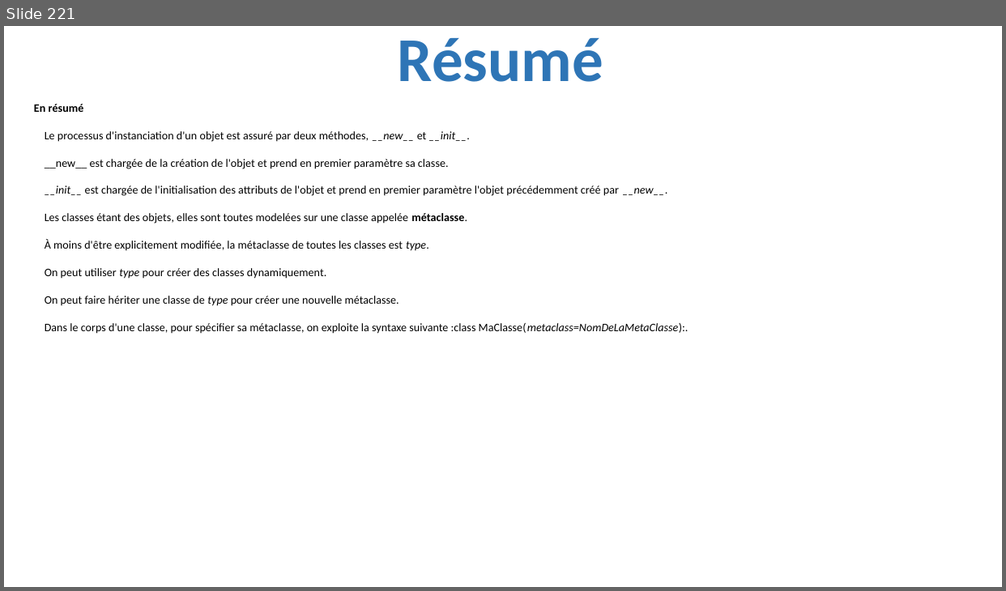
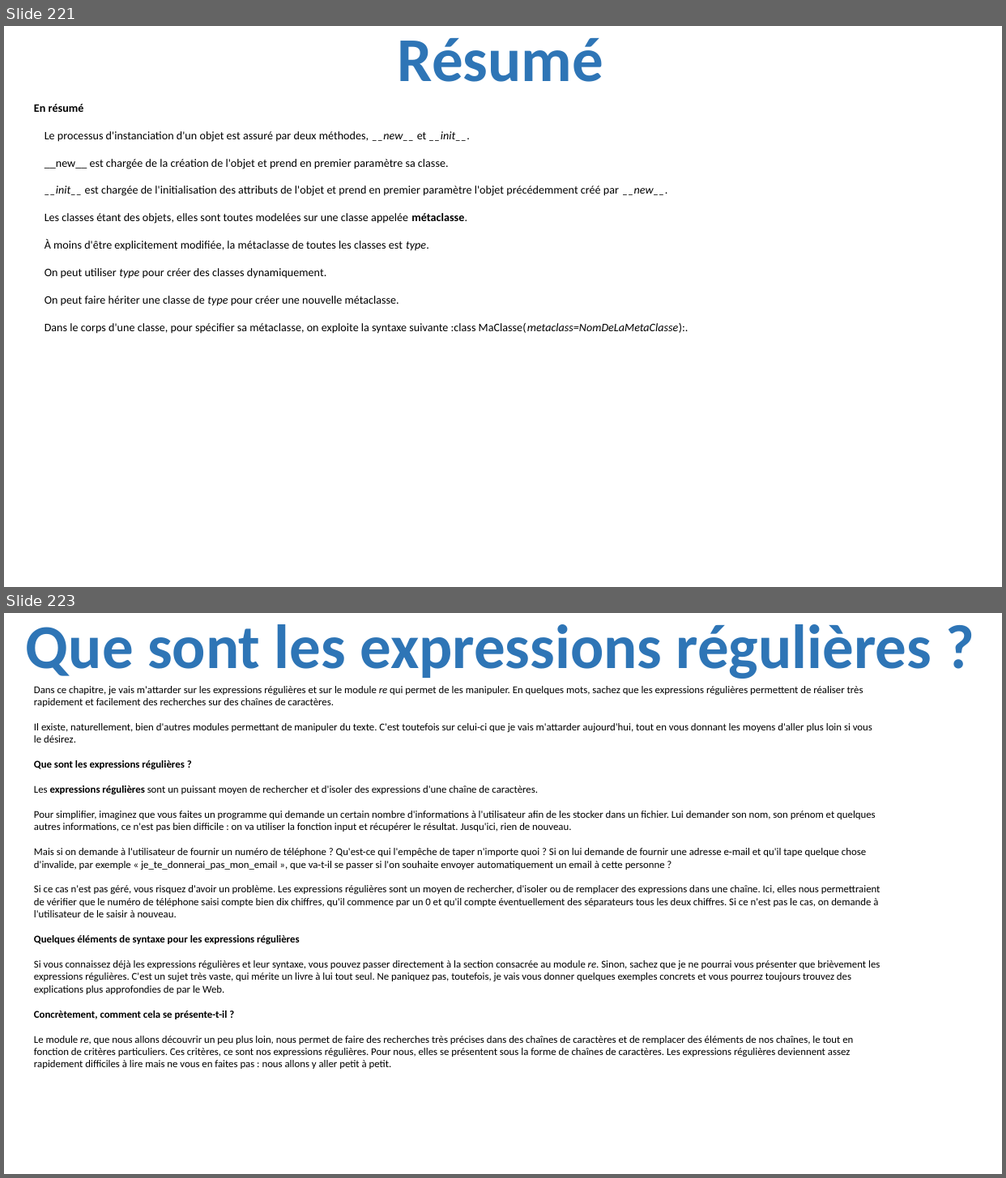
Before and after one commit to julienPalleau/PythonDoc, a slide deck: Python-resume.pptx. Shown one above the other, each under a label of ours: slide 221 before the commit, slides 221 and 223 after it; the slides between them are not shown. The pictures are 1006x591 and 1006x1178 pixels, drawn with LibreOffice and Linux fonts; fonts in the diff are those of the drawing. Boxes give left, top, right and bottom in pixels: in the first picture for what was removed or moved away, otherwise in the second. Text is boxed around its words. In the diff, an @@ line names an element or a change of style, - is before the commit and + after.

Commit message:
Manipulez les expressions regulieres

```diff
--- a/Python-resume.pptx
+++ b/Python-resume.pptx
@@ slide 223 added at (4, 613, 1002, 1174), background #FFFFFF @@
@@ title added at (26, 624, 931, 679), 60 pt, text #2E75B6, bold @@
+Que sont les expressions régulières ?
@@ text added at (34, 686, 880, 1069), 10 pt, text #000000 @@
+Dans ce chapitre, je vais m'attarder sur les expressions régulières et sur le module re qui permet de les manipuler. En quelques mots, sachez que les expressions régulières permettent de réaliser très rapidement et facilement des recherches sur des chaînes de caractères.
+Il existe, naturellement, bien d'autres modules permettant de manipuler du texte. C'est toutefois sur celui-ci que je vais m'attarder aujourd'hui, tout en vous donnant les moyens d'aller plus loin si vous le désirez.
+Que sont les expressions régulières ?
+Les expressions régulières sont un puissant moyen de rechercher et d'isoler des expressions d'une chaîne de caractères.
+Pour simplifier, imaginez que vous faites un programme qui demande un certain nombre d'informations à l'utilisateur afin de les stocker dans un fichier. Lui demander son nom, son prénom et quelques autres informations, ce n'est pas bien difficile : on va utiliser la fonction input et récupérer le résultat. Jusqu'ici, rien de nouveau.
+Mais si on demande à l'utilisateur de fournir un numéro de téléphone ? Qu'est-ce qui l'empêche de taper n'importe quoi ? Si on lui demande de fournir une adresse e-mail et qu'il tape quelque chose d'invalide, par exemple « je_te_donnerai_pas_mon_email », que va-t-il se passer si l'on souhaite envoyer automatiquement un email à cette personne ?
+Si ce cas n'est pas géré, vous risquez d'avoir un problème. Les expressions régulières sont un moyen de rechercher, d'isoler ou de remplacer des expressions dans une chaîne. Ici, elles nous permettraient de vérifier que le numéro de téléphone saisi compte bien dix chiffres, qu'il commence par un 0 et qu'il compte éventuellement des séparateurs tous les deux chiffres. Si ce n'est pas le cas, on demande à l'utilisateur de le saisir à nouveau.
+Quelques éléments de syntaxe pour les expressions régulières
+Si vous connaissez déjà les expressions régulières et leur syntaxe, vous pouvez passer directement à la section consacrée au module re. Sinon, sachez que je ne pourrai vous présenter que brièvement les expressions régulières. C'est un sujet très vaste, qui mérite un livre à lui tout seul. Ne paniquez pas, toutefois, je vais vous donner quelques exemples concrets et vous pourrez toujours trouvez des explications plus approfondies de par le Web.
+Concrètement, comment cela se présente-t-il ?
+Le module re, que nous allons découvrir un peu plus loin, nous permet de faire des recherches très précises dans des chaînes de caractères et de remplacer des éléments de nos chaînes, le tout en fonction de critères particuliers. Ces critères, ce sont nos expressions régulières. Pour nous, elles se présentent sous la forme de chaînes de caractères. Les expressions régulières deviennent assez rapidement difficiles à lire mais ne vous en faites pas : nous allons y aller petit à petit.
```
Also in this commit, not shown: 5 other slides added.
